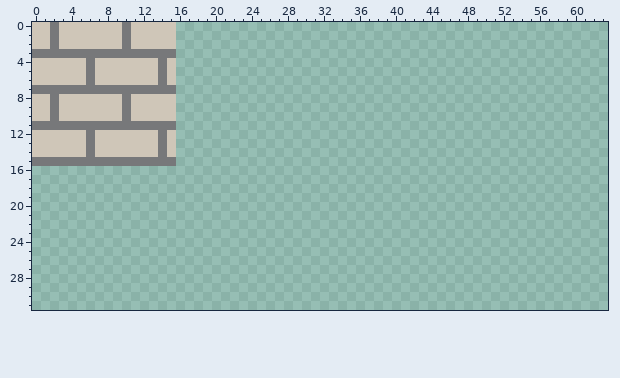
Edited in one commit: pixel-art sprite (src/textures.png). The picture above was drawn from the file before the commit.
The file is 64x32 pixels. Colours within 5 levels of each other are drawn and written as one.
New version:
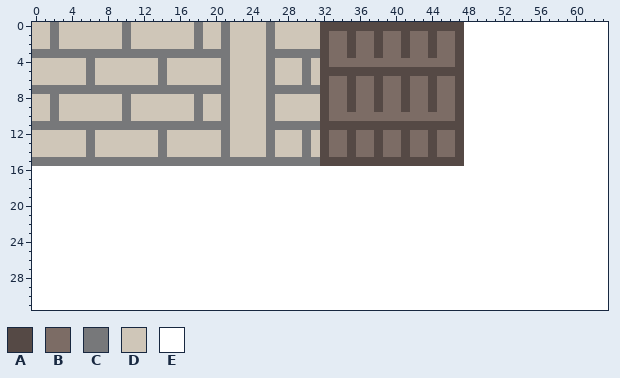
Palette (. is transparent): A #554945  B #7c6c65  C #77787a  D #cfc6b8  E #ffffff
Edits made:
Changed rows in their new state; - is an unchanged pixel.
first column x 0:
 0 ----------------DDCDDCDDDDCDDDDDAAAAAAAAAAAAAAAAEEEEEEEEEEEEEEEE
 1 ----------------DDCDDCDDDDCDDDDDABBABBABBABBABBAEEEEEEEEEEEEEEEE
 2 ----------------DDCDDCDDDDCDDDDDABBABBABBABBABBAEEEEEEEEEEEEEEEE
 3 ----------------CCCCCCDDDDCCCCCCABBABBABBABBABBAEEEEEEEEEEEEEEEE
 4 ----------------DDDDDCDDDDCDDDCDABBBBBBBBBBBBBBAEEEEEEEEEEEEEEEE
 5 ----------------DDDDDCDDDDCDDDCDAAAAAAAAAAAAAAAAEEEEEEEEEEEEEEEE
 6 ----------------DDDDDCDDDDCDDDCDABBABBABBABBABBAEEEEEEEEEEEEEEEE
 7 ----------------CCCCCCDDDDCCCCCCABBABBABBABBABBAEEEEEEEEEEEEEEEE
 8 ----------------DDCDDCDDDDCDDDDDABBABBABBABBABBAEEEEEEEEEEEEEEEE
 9 ----------------DDCDDCDDDDCDDDDDABBABBABBABBABBAEEEEEEEEEEEEEEEE
10 ----------------DDCDDCDDDDCDDDDDABBBBBBBBBBBBBBAEEEEEEEEEEEEEEEE
11 ----------------CCCCCCDDDDCCCCCCAAAAAAAAAAAAAAAAEEEEEEEEEEEEEEEE
12 ----------------DDDDDCDDDDCDDDCDABBABBABBABBABBAEEEEEEEEEEEEEEEE
13 ----------------DDDDDCDDDDCDDDCDABBABBABBABBABBAEEEEEEEEEEEEEEEE
14 ----------------DDDDDCDDDDCDDDCDABBABBABBABBABBAEEEEEEEEEEEEEEEE
15 ----------------CCCCCCCCCCCCCCCCAAAAAAAAAAAAAAAAEEEEEEEEEEEEEEEE
16 EEEEEEEEEEEEEEEEEEEEEEEEEEEEEEEEEEEEEEEEEEEEEEEEEEEEEEEEEEEEEEEE
17 EEEEEEEEEEEEEEEEEEEEEEEEEEEEEEEEEEEEEEEEEEEEEEEEEEEEEEEEEEEEEEEE
18 EEEEEEEEEEEEEEEEEEEEEEEEEEEEEEEEEEEEEEEEEEEEEEEEEEEEEEEEEEEEEEEE
19 EEEEEEEEEEEEEEEEEEEEEEEEEEEEEEEEEEEEEEEEEEEEEEEEEEEEEEEEEEEEEEEE
20 EEEEEEEEEEEEEEEEEEEEEEEEEEEEEEEEEEEEEEEEEEEEEEEEEEEEEEEEEEEEEEEE
21 EEEEEEEEEEEEEEEEEEEEEEEEEEEEEEEEEEEEEEEEEEEEEEEEEEEEEEEEEEEEEEEE
22 EEEEEEEEEEEEEEEEEEEEEEEEEEEEEEEEEEEEEEEEEEEEEEEEEEEEEEEEEEEEEEEE
23 EEEEEEEEEEEEEEEEEEEEEEEEEEEEEEEEEEEEEEEEEEEEEEEEEEEEEEEEEEEEEEEE
24 EEEEEEEEEEEEEEEEEEEEEEEEEEEEEEEEEEEEEEEEEEEEEEEEEEEEEEEEEEEEEEEE
25 EEEEEEEEEEEEEEEEEEEEEEEEEEEEEEEEEEEEEEEEEEEEEEEEEEEEEEEEEEEEEEEE
26 EEEEEEEEEEEEEEEEEEEEEEEEEEEEEEEEEEEEEEEEEEEEEEEEEEEEEEEEEEEEEEEE
27 EEEEEEEEEEEEEEEEEEEEEEEEEEEEEEEEEEEEEEEEEEEEEEEEEEEEEEEEEEEEEEEE
28 EEEEEEEEEEEEEEEEEEEEEEEEEEEEEEEEEEEEEEEEEEEEEEEEEEEEEEEEEEEEEEEE
29 EEEEEEEEEEEEEEEEEEEEEEEEEEEEEEEEEEEEEEEEEEEEEEEEEEEEEEEEEEEEEEEE
30 EEEEEEEEEEEEEEEEEEEEEEEEEEEEEEEEEEEEEEEEEEEEEEEEEEEEEEEEEEEEEEEE
31 EEEEEEEEEEEEEEEEEEEEEEEEEEEEEEEEEEEEEEEEEEEEEEEEEEEEEEEEEEEEEEEE
Pixel boxes of the changes (left, top, right, bottom) in both pictures:
added: (32, 22, 608, 310)
